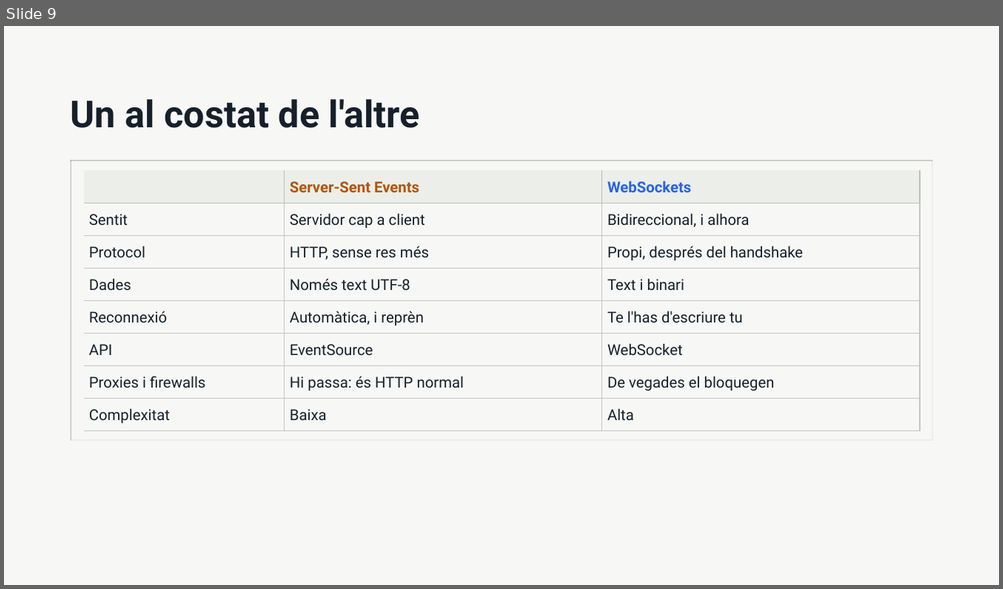
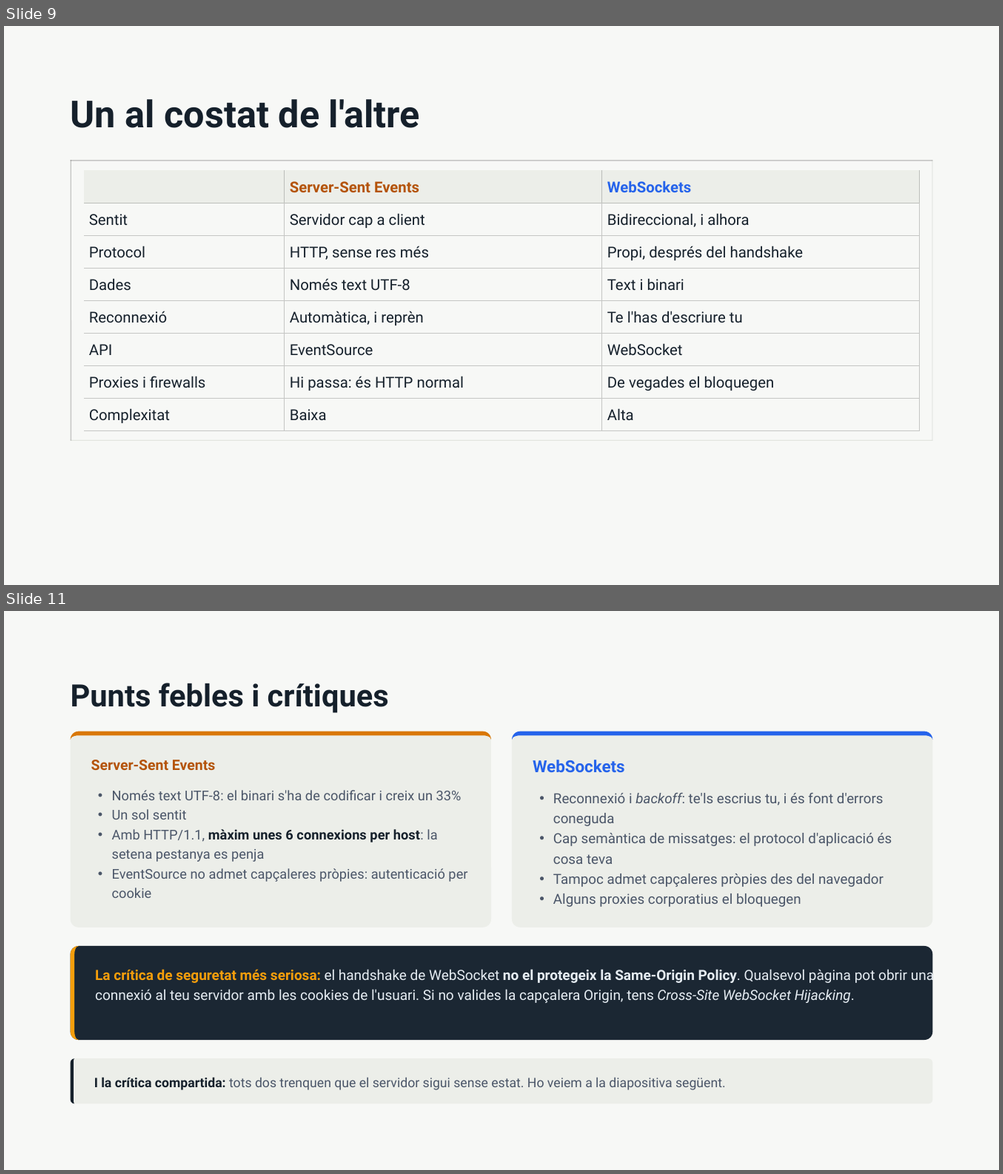
Before and after one commit to amplob/ASW, a slide deck: teoria/WebSockets i Server-Sent Events.pptx. Shown one above the other, each under a label of ours: slide 9 before the commit, slides 9 and 11 after it; the slides between them are not shown. The pictures are 1003x589 and 1003x1174 pixels, drawn with LibreOffice and Linux fonts; fonts in the diff are those of the drawing. Boxes give left, top, right and bottom in pixels: in the first picture for what was removed or moved away, otherwise in the second. Text is boxed around its words. In the diff, an @@ line names an element or a change of style, - is before the commit and + after.

```diff
--- a/teoria/WebSockets i Server-Sent Events.pptx
+++ b/teoria/WebSockets i Server-Sent Events.pptx
@@ slide 11 added at (x1=4, y1=611, x2=999, y2=1170), background #F7F8F6 @@
@@ title added at (x1=71, y1=683, x2=389, y2=713), 29.7 pt, text #15202B, bold @@
+Punts febles i crítiques
@@ rounded rectangle added at (x1=71, y1=731, x2=491, y2=927), fill #ECEEE9 @@
@@ freeform shape added at (x1=71, y1=731, x2=491, y2=927), fill #D97706 @@
@@ rounded rectangle added at (x1=512, y1=731, x2=933, y2=927), fill #ECEEE9 @@
@@ freeform shape added at (x1=512, y1=731, x2=933, y2=927), fill #2563EB @@
@@ text added at (x1=91, y1=760, x2=215, y2=770), 13.9 pt, text #B45309, bold @@
+Server-Sent Events
@@ text added at (x1=532, y1=760, x2=625, y2=772), 16 pt, text #2563EB, bold @@
+WebSockets
@@ text added at (x1=112, y1=790, x2=467, y2=898), 13 pt, text #4A5568 @@
+• Només text UTF-8: el binari s'ha de codificar i creix un 33%
+• Un sol sentit
+• Amb HTTP/1.1, màxim unes 6 connexions per host: la setena pestanya es penja
+• EventSource no admet capçaleres pròpies: autenticació per cookie
@@ text added at (x1=553, y1=792, x2=892, y2=907), 13.4 pt, text #4A5568 @@
+• Reconnexió i backoff: te'ls escrius tu, i és font d'errors coneguda
+• Cap semàntica de missatges: el protocol d'aplicació és cosa teva
+• Tampoc admet capçaleres pròpies des del navegador
+• Alguns proxies corporatius el bloquegen
@@ rounded rectangle added at (x1=71, y1=946, x2=933, y2=1040), fill #1B2733 @@
@@ freeform shape added at (x1=71, y1=946, x2=933, y2=1040), fill #F59E0B @@
@@ text added at (x1=95, y1=967, x2=933, y2=1003), 13.6 pt, text #E6EDF3 @@
+La crítica de seguretat més seriosa: el handshake de WebSocket no el protegeix la Same-Origin Policy. Qualsevol pàgina pot obrir una connexió al teu servidor amb les cookies de l'usuari. Si no valides la capçalera Origin, tens Cross-Site WebSocket Hijacking.
@@ rounded rectangle added at (x1=71, y1=1059, x2=933, y2=1104), fill #ECEEE9, 12.6 pt, text #4A5568 @@
+I la crítica compartida: tots dos trenquen que el servidor sigui sense estat. Ho veiem a la diapositiva següent.
@@ freeform shape added at (x1=71, y1=1059, x2=933, y2=1104), fill #15202B @@
```
Also in this commit, not shown: 6 slides changed, 5 other slides added, 4 slides removed.
